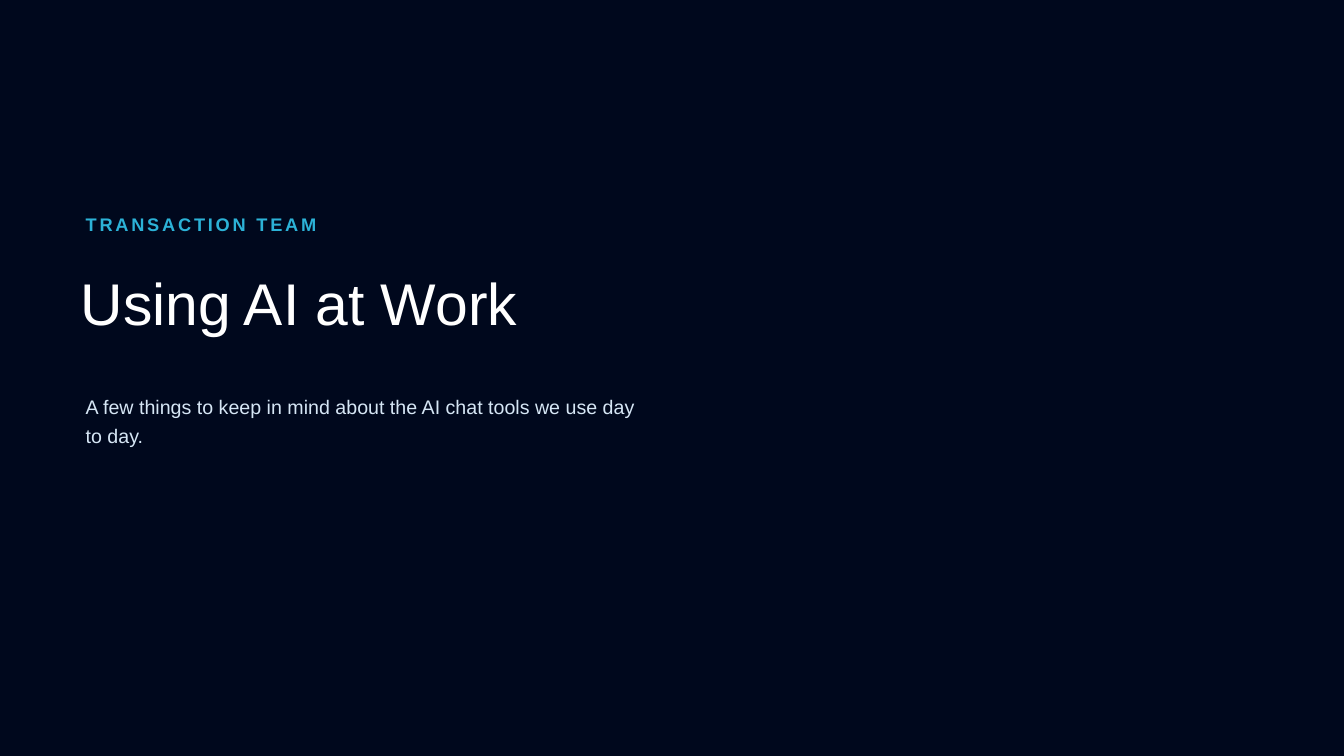
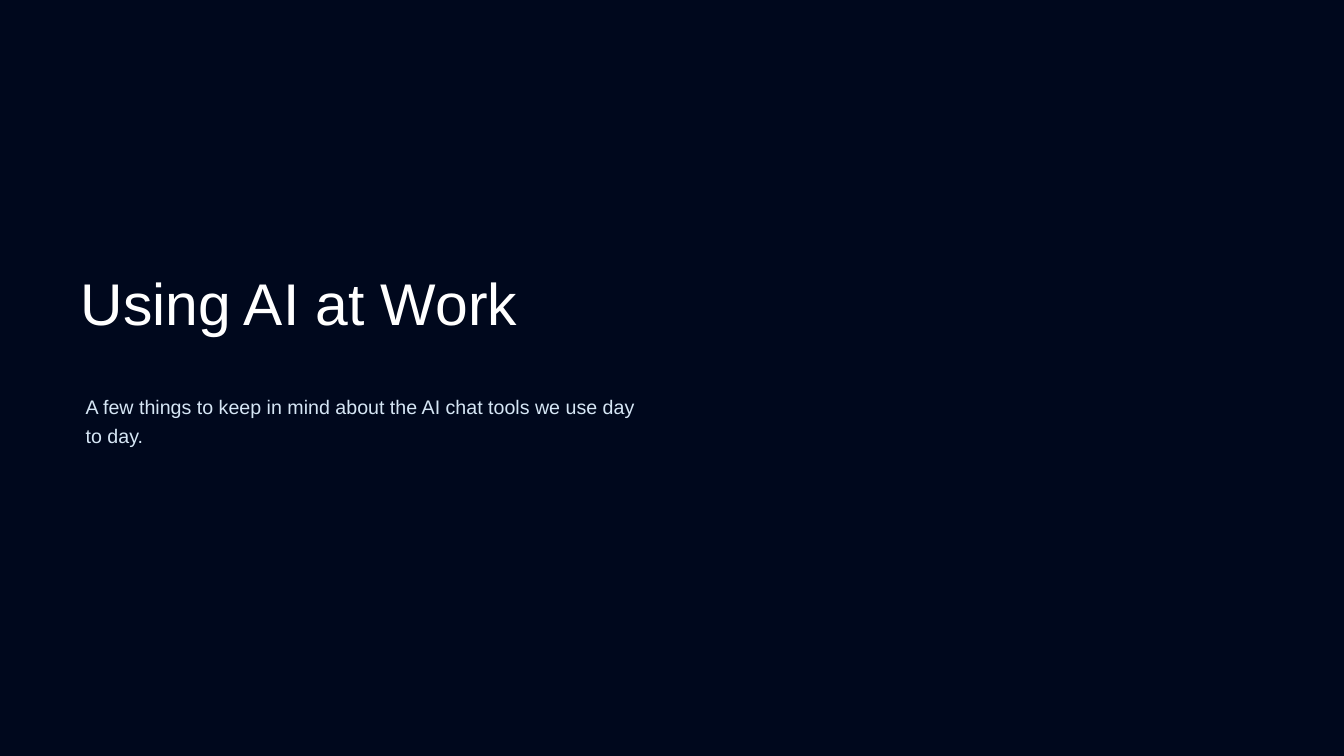
Before and after one commit to sansanabria/ai-adoption-eu, a slide deck: slide 1 of AI At Work.pptx. Drawn at 1344x756 pixels with LibreOffice and Linux fonts; fonts in the diff are those of the drawing; background and template pictures are left out. Boxes give left, top, right and bottom in pixels: in the first picture for what was removed or moved away, otherwise in the second. Text is boxed around its words. In the diff, an @@ line names an element or a change of style, - is before the commit and + after.

Commit message:
docs: remove 'Transaction team' label from the slide deck

```diff
--- a/AI At Work.pptx
+++ b/AI At Work.pptx
@@ text removed at box(86, 218, 316, 231) @@
-TRANSACTION TEAM
```
Also in this commit, not shown: 1 other file.
